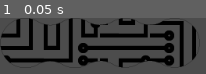
Above: before the commit, frame 1.
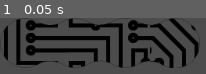
Above: after the commit, the same moment.

Repository: Henry38/Lithotris
Game: Godot game, scene res://scenes/shapes/Conductor/BarShape.tscn
Same seed, same stepped clock (60 frames per second), same inputs: the game is played once before the commit and once after it. This scene is started directly instead of the project's main scene.
Inputs:
- Up to frame 1 (0.05 s): no input

The runs differ from the first frame. In frame 1, 34% of the frame differs, in the area x 0-97%, y 0-90%.

Commit message:
Good rotations
might do a soft reset here

Diff:
--- a/resources/tileSet.tres
+++ b/resources/tileSet.tres
@@ -15,7 +15,6 @@
 [ext_resource path="res://images/conducteur7.png" type="Texture" id=13]
 [ext_resource path="res://images/PointB.png" type="Texture" id=14]
 [ext_resource path="res://images/resine.png" type="Texture" id=15]
-[ext_resource path="res://images/isolant1.png" type="Texture" id=16]
 
 [resource]
 0/name = "isolant2.png 0"
--- a/scenes/shapes/Conductor/BarShape.tscn
+++ b/scenes/shapes/Conductor/BarShape.tscn
@@ -6,4 +6,4 @@
 tile_set = ExtResource( 1 )
 cell_quadrant_size = 64
 format = 1
-tile_data = PoolIntArray( 0, 1073741865, 0, 1, 1073741862, 0, 2, 1073741869, 0, 3, 1610612780, 0 )
+tile_data = PoolIntArray( 0, 44, 0, 1, 45, 0, 2, 38, 0, 3, 29, 0 )
--- a/scenes/shapes/Conductor/LShape.tscn
+++ b/scenes/shapes/Conductor/LShape.tscn
@@ -6,4 +6,4 @@
 tile_set = ExtResource( 1 )
 cell_quadrant_size = 64
 format = 1
-tile_data = PoolIntArray( 0, 1073741874, 0, 1, 1073741875, 0, 65536, 1073741872, 0, 65537, 1073741873, 0 )
+tile_data = PoolIntArray( 0, 48, 0, 1, 45, 0, 2, 47, 0, 65536, 30, 0 )
--- a/scenes/shapes/Conductor/SquareShape.tscn
+++ b/scenes/shapes/Conductor/SquareShape.tscn
@@ -2,8 +2,8 @@
 
 [ext_resource path="res://resources/tileSet.tres" type="TileSet" id=1]
 
-[node name="LShape" type="TileMap"]
+[node name="SquareShape" type="TileMap"]
 tile_set = ExtResource( 1 )
 cell_quadrant_size = 64
 format = 1
-tile_data = PoolIntArray( 0, 1073741859, 0, 65536, 1073741872, 0, 65537, 1073741869, 0, 65538, 1073741871, 0 )
+tile_data = PoolIntArray( 0, 48, 0, 1, 49, 0, 65536, 50, 0, 65537, 51, 0 )
--- a/scenes/shapes/Conductor/SquiglyShape.tscn
+++ b/scenes/shapes/Conductor/SquiglyShape.tscn
@@ -2,8 +2,8 @@
 
 [ext_resource path="res://resources/tileSet.tres" type="TileSet" id=1]
 
-[node name="SquareShape" type="TileMap"]
+[node name="SquiglyShape" type="TileMap"]
 tile_set = ExtResource( 1 )
 cell_quadrant_size = 64
 format = 1
-tile_data = PoolIntArray( 0, 24, 0, 1, 25, 0, 65537, 26, 0, 65538, 27, 0 )
+tile_data = PoolIntArray( 1, 28, 0, 2, 47, 0, 65536, 41, 0, 65537, 37, 0 )
--- a/scenes/shapes/Conductor/TShape.tscn
+++ b/scenes/shapes/Conductor/TShape.tscn
@@ -2,8 +2,8 @@
 
 [ext_resource path="res://resources/tileSet.tres" type="TileSet" id=1]
 
-[node name="SquareShape" type="TileMap"]
+[node name="SquiglyShape" type="TileMap"]
 tile_set = ExtResource( 1 )
 cell_quadrant_size = 64
 format = 1
-tile_data = PoolIntArray( 1, 40, 0, 65536, 44, 0, 65537, 42, 0, 65538, 43, 0 )
+tile_data = PoolIntArray( 1, 40, 0, 65536, 41, 0, 65537, 42, 0, 65538, 43, 0 )
--- a/scenes/shapes/Isolations/LShape.tscn
+++ b/scenes/shapes/Isolations/LShape.tscn
@@ -4,5 +4,6 @@
 
 [node name="LShape" type="TileMap"]
 tile_set = ExtResource( 1 )
+cell_quadrant_size = 64
 format = 1
-tile_data = PoolIntArray( 2, 8, 0, 65536, 11, 0, 65537, 10, 0, 65538, 9, 0 )
+tile_data = PoolIntArray( 0, 0, 0, 1, 10, 0, 2, 5, 0, 65536, 2, 0 )
--- a/scenes/shapes/Isolations/SquareShape.tscn
+++ b/scenes/shapes/Isolations/SquareShape.tscn
@@ -2,8 +2,8 @@
 
 [ext_resource path="res://resources/tileSet.tres" type="TileSet" id=1]
 
-[node name="SquareShape" type="TileMap"]
+[node name="BarShape" type="TileMap"]
 tile_set = ExtResource( 1 )
 cell_quadrant_size = 64
 format = 1
-tile_data = PoolIntArray( 0, 20, 0, 1, 21, 0, 65536, 23, 0, 65537, 22, 0 )
+tile_data = PoolIntArray( 0, 16, 0, 1, 17, 0, 2, 18, 0, 3, 19, 0 )
--- a/scenes/shapes/Isolations/SquiglyShape.tscn
+++ b/scenes/shapes/Isolations/SquiglyShape.tscn
@@ -2,8 +2,8 @@
 
 [ext_resource path="res://resources/tileSet.tres" type="TileSet" id=1]
 
-[node name="SquiglyShape" type="TileMap"]
+[node name="TShape" type="TileMap"]
 tile_set = ExtResource( 1 )
 cell_quadrant_size = 64
 format = 1
-tile_data = PoolIntArray( 0, 1610612755, 0, 1, 1073741846, 0, 65537, 23, 0, 65538, 19, 0 )
+tile_data = PoolIntArray( 0, 16, 0, 1, 21, 0, 65537, 23, 0, 65538, 19, 0 )
--- a/scenes/shapes/Isolations/TShape.tscn
+++ b/scenes/shapes/Isolations/TShape.tscn
@@ -6,4 +6,4 @@
 tile_set = ExtResource( 1 )
 cell_quadrant_size = 64
 format = 1
-tile_data = PoolIntArray( 0, 16, 0, 1, 1610612750, 0, 2, 1610612749, 0, 65537, 1610612748, 0 )
+tile_data = PoolIntArray( 0, 20, 0, 1, 21, 0, 65536, 23, 0, 65537, 22, 0 )
Not shown: 1 places in resources/tileSet.tres that only renumber resources
